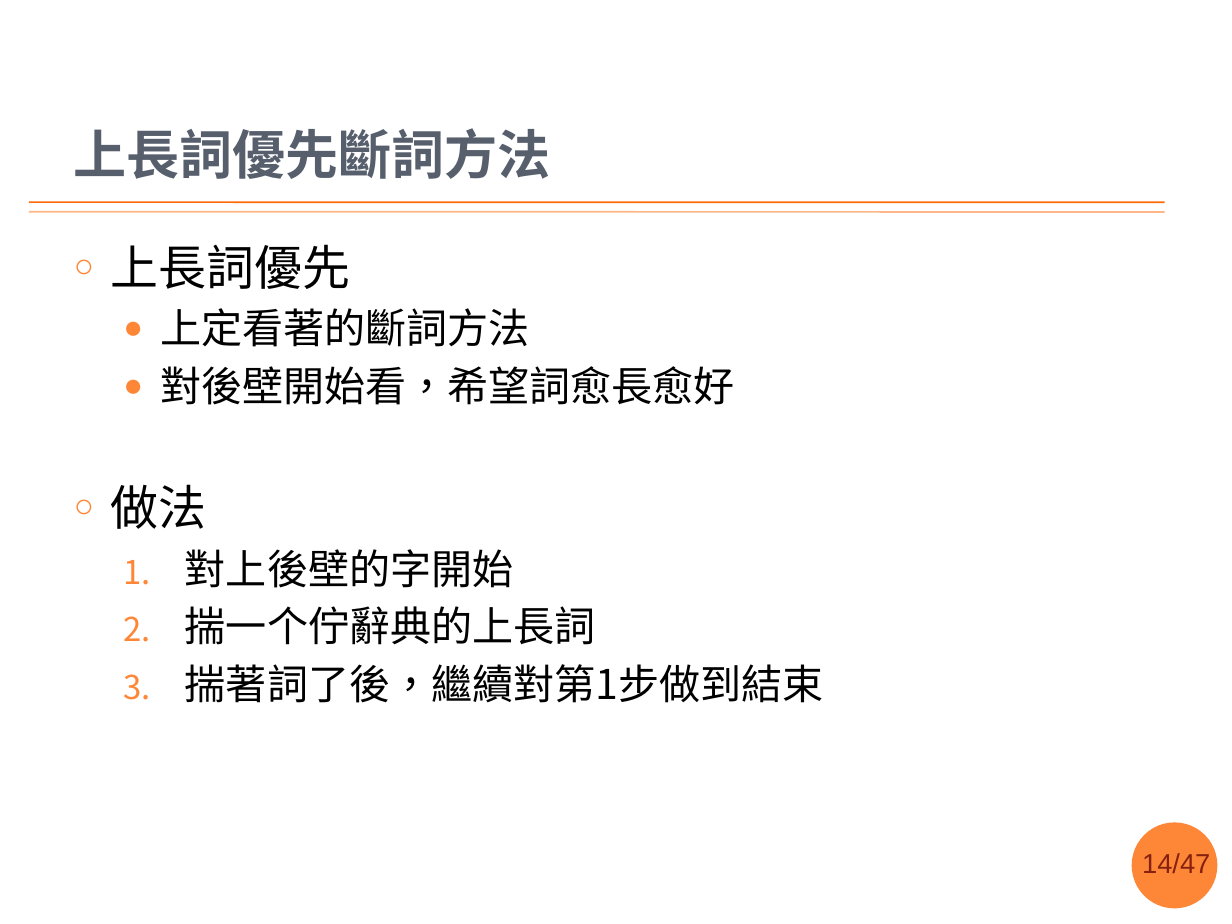
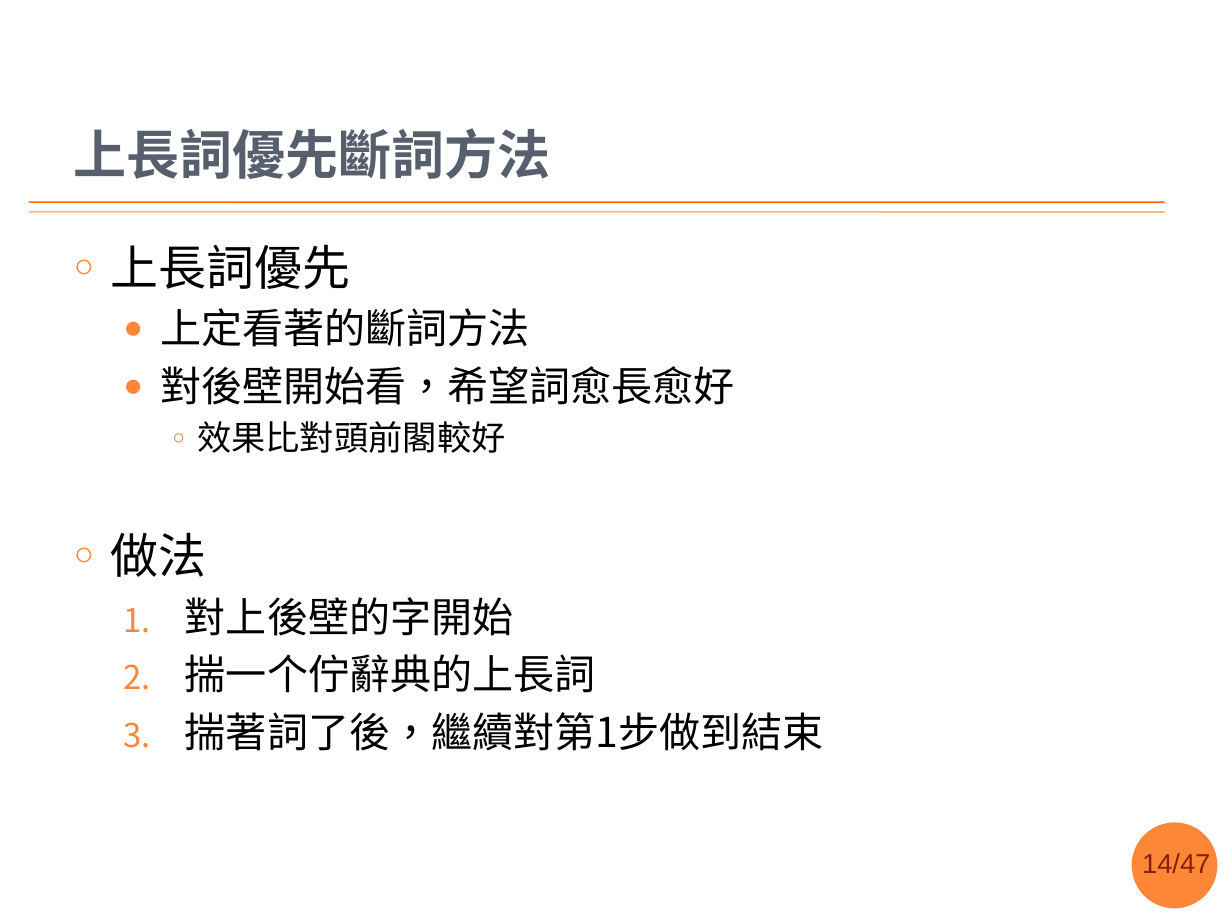
Before and after one commit to sih4sing5hong5/po3-ko3_tau5-iann2-phinn3, a slide deck: slide 14 of 翻譯報告.pptx. Drawn at 1232x924 pixels with LibreOffice and Linux fonts; fonts in the diff are those of the drawing; background and template pictures are left out. Boxes give left, top, right and bottom in pixels: in the first picture for what was removed or moved away, otherwise in the second. Text is boxed around its words. In the diff, an @@ line names an element or a change of style, - is before the commit and + after.

```diff
--- a/翻譯報告.pptx
+++ b/翻譯報告.pptx
@@ text at box(197, 421, 505, 453): paragraph added @@
+    ○ 效果比對頭前閣較好
```
Also in this commit, not shown: 15 other slides changed, 2 slides added, 2 slides removed.
